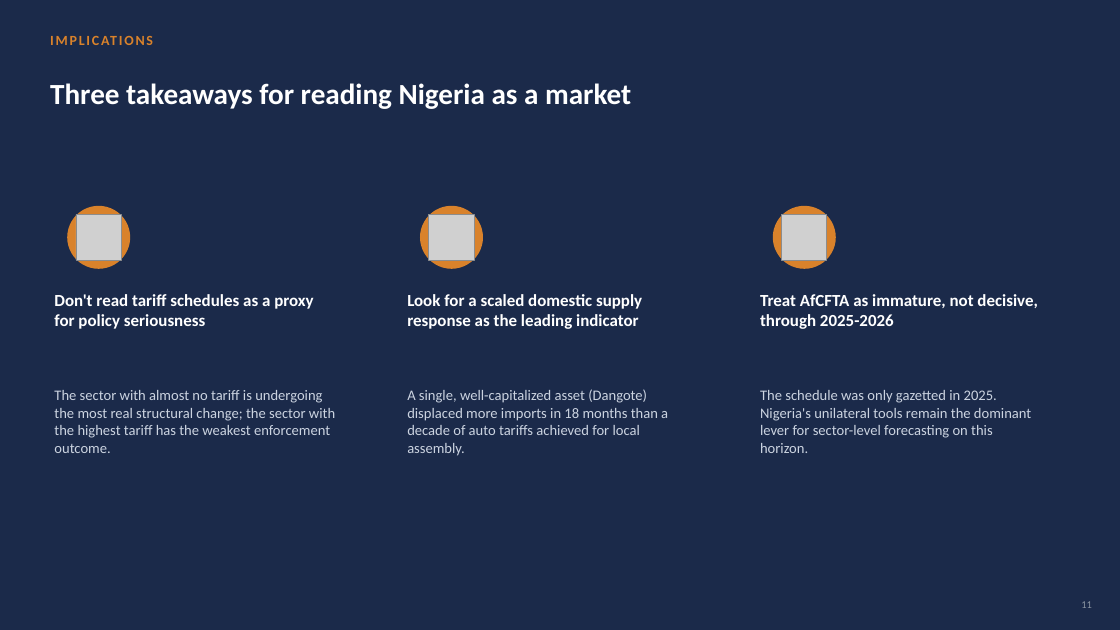
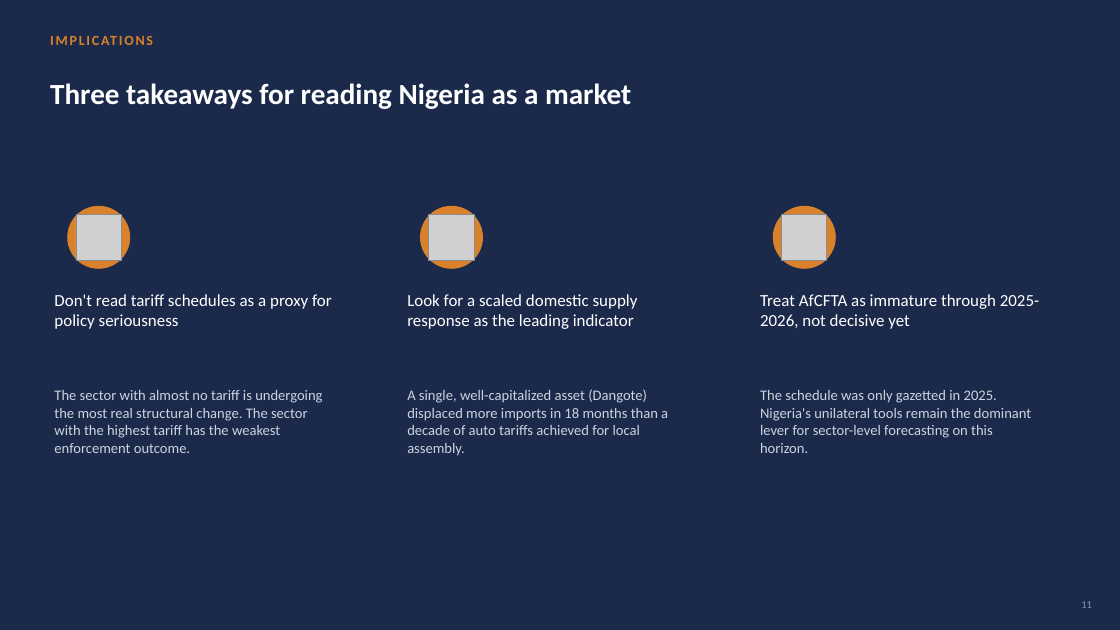
Before and after one commit to kingxj27/nigeria-tariff-research, a slide deck: slide 11 of deck/nigeria-tariff-policy-deck.pptx. Drawn at 1120x630 pixels with LibreOffice and Linux fonts; fonts in the diff are those of the drawing; grey boxes stand for pictures. Boxes give left, top, right and bottom in pixels: in the first picture for what was removed or moved away, otherwise in the second. Text is boxed around its words. In the diff, an @@ line names an element or a change of style, - is before the commit and + after.

Commit message:
Rewrite deck prose style
Removed em-dashes and mirrored "not X but Y" framing from slide titles,
bullets, and footers throughout. Dropped bold from in-slide body labels
and card sub-headers (kept it only on structural elements: slide titles,
eyebrow tags). Left semicolons in multi-source citation footers, since
those separate distinct citations that already contain internal commas.
Verified via geometry/overlap check (no LibreOffice available in this
session for visual render QA).

```diff
--- a/deck/nigeria-tariff-policy-deck.pptx
+++ b/deck/nigeria-tariff-policy-deck.pptx
@@ text "Don't read tariff schedules as ..." at bbox=[54, 294, 332, 329]: bold off @@
@@ text "Look for a scaled domestic ..." at bbox=[407, 294, 638, 329]: bold off @@
@@ text at bbox=[760, 294, 1039, 329]: text changed; bold off @@
-Treat AfCFTA as immature, not decisive, through 2025-2026
+Treat AfCFTA as immature through 2025-2026, not decisive yet
@@ text at bbox=[54, 390, 322, 453]: text changed @@
-The sector with almost no tariff is undergoing the most real structural change; the sector with the highest tariff has the weakest enforcement outcome.
+The sector with almost no tariff is undergoing the most real structural change. The sector with the highest tariff has the weakest enforcement outcome.
```
Also in this commit, not shown: 10 other slides changed, 1 other file.
